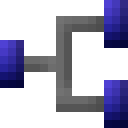
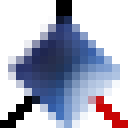
Before/after of a w=128, h=128 layered artwork. What changed in the layer stack:
hid group "Resource Environment" (4 layers) over [0, 0, 128, 128]
showed group "Branch Action" (8 layers) over [0, 0, 128, 128]
showed "Ebene 35" over [8, 16, 120, 128]
renamed "Ebene 96" to "Ebene 37 Kopie 2", showed it, moved it above "Ebene 37 Kopie", painted on it over [0, 0, 128, 128]
